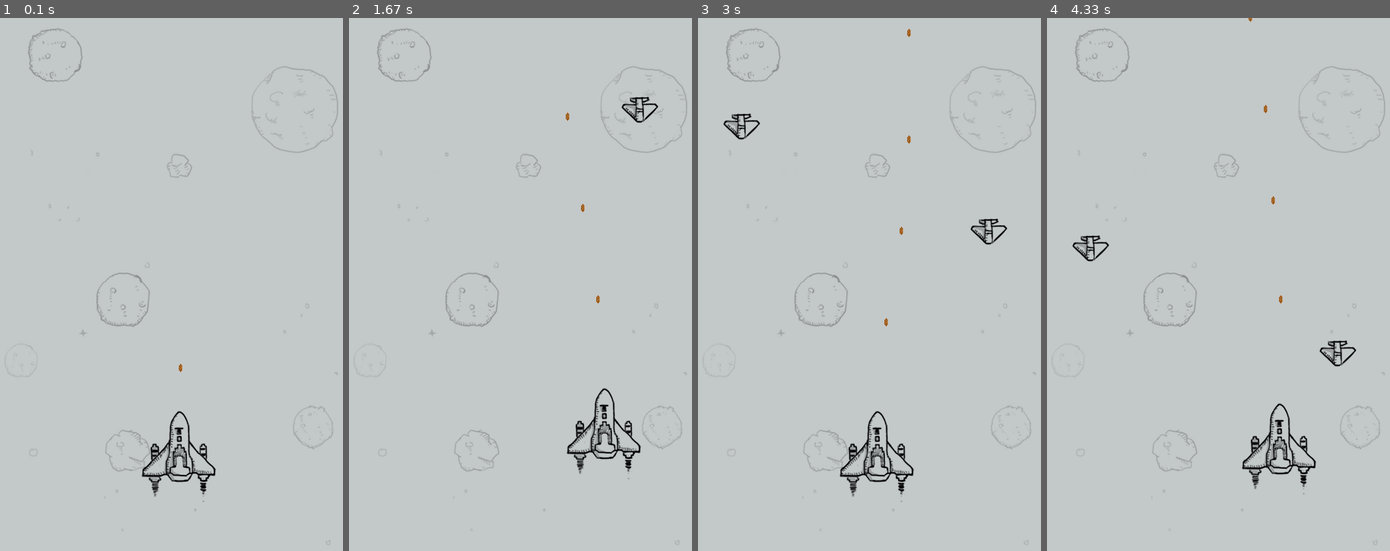
Above: before the commit, frames 1-4 (left to right).
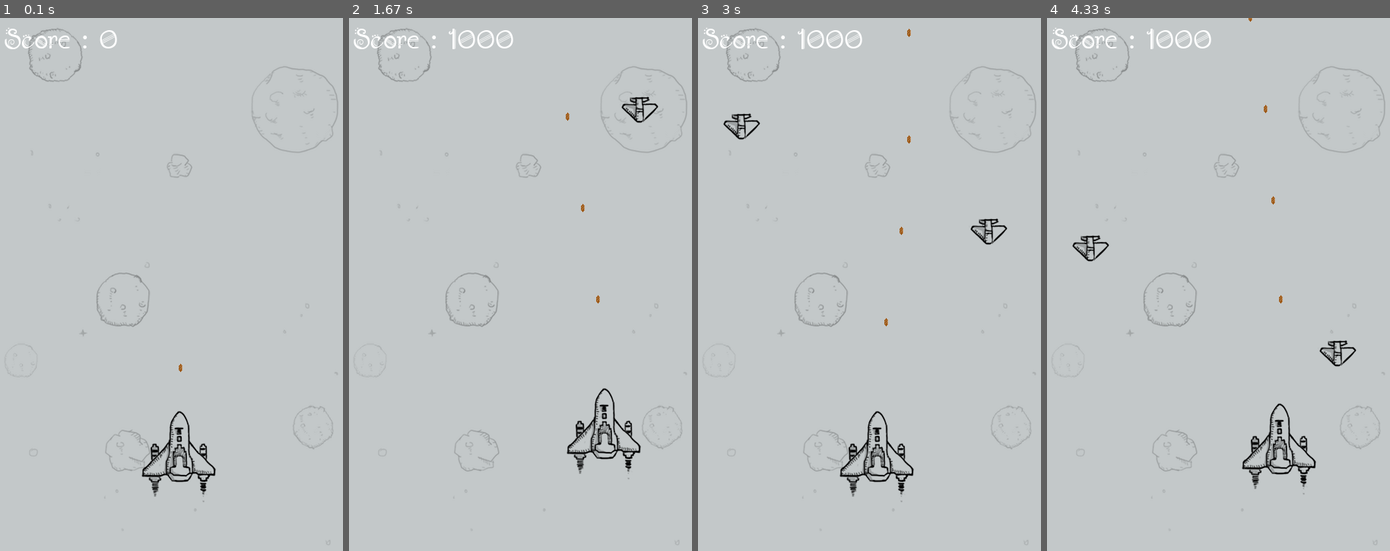
Above: after the commit, the same moments.

Repository: yuyi1266173/AircraftWar_PyGame
Game: pygame game, started from main.py
Same seed, same stepped clock (60 frames per second), same inputs: the game is played once before the commit and once after it.
Inputs:
- Up to frame 1 (0.1 s): no input
- Up to frame 2 (1.67 s): hold Right 0.33-0.8 s; hold Up 0.83-1.13 s; hold Right 1.17-1.63 s
- Up to frame 3 (3 s): hold Left 1.67-2.2 s; hold Down 2.23-2.53 s; hold Left 2.57-2.97 s
- Up to frame 4 (4.33 s): hold Up 3-3.37 s; hold Right 3.4-4.03 s; hold Down from 4.07 s (still down)

The runs differ from the first frame. In frame 1, 0.3% of the frame differs, in the area x 1-35%, y 1-6%; in frame 2, 0.4%, in the area x 1-48%, y 1-6%; in frame 3, 0.4%; in frame 4, 0.4%.

Commit message:
add hit image in MidEnemy and BigEnemy, and add score in screen

Diff:
--- a/enemy.py
+++ b/enemy.py
@@ -39,8 +39,11 @@
 			self.reset()
 
 	def destroy(self, screen, destroy_sound):
+		add_score_flag = False
+
 		if not self.destroy_times:
 			destroy_sound.play()
+			add_score_flag = True
 
 		if not (self.destroy_times % 3):
 			screen.blit( self.destroy_images[self.destroy_times//3], self.rect )
@@ -53,6 +56,8 @@
 		if not self.active:
 			self.destroy_times += 1
 
+		return add_score_flag
+
 
 class MidEnemy(pygame.sprite.Sprite):
 	energy = 8
@@ -62,6 +67,7 @@
 		pygame.sprite.Sprite.__init__(self)
 
 		self.image = pygame.image.load('images/enemy2.png').convert_alpha()
+		self.image_hit = pygame.image.load('images/enemy2_hit.png').convert_alpha()
 		self.rect = self.image.get_rect()
 		self.moveSpace = bg_size
 		self.rect.left = randint(0, self.moveSpace[0] - self.rect.width)
@@ -71,6 +77,7 @@
 		self.destroy_times = 0
 		self.mask = pygame.mask.from_surface(self.image)
 		self.energy = MidEnemy.energy
+		self.hit = False
 
 		self.destroy_images = []
 		self.destroy_images.extend( [\
@@ -94,8 +101,11 @@
 			self.reset()
 
 	def destroy(self, screen, destroy_sound):
+		add_score_flag = False
+
 		if not self.destroy_times:
 			destroy_sound.play()
+			add_score_flag = True
 
 		if not (self.destroy_times % 3):
 			screen.blit( self.destroy_images[self.destroy_times//3], self.rect )
@@ -105,6 +115,8 @@
 
 		if not self.active:
 			self.destroy_times += 1
+
+		return add_score_flag
 
 
 class BigEnemy(pygame.sprite.Sprite):
@@ -116,6 +128,7 @@
 
 		self.image1 = pygame.image.load('images/enemy3_n1.png').convert_alpha()
 		self.image2 = pygame.image.load('images/enemy3_n2.png').convert_alpha()
+		self.image_hit = pygame.image.load('images/enemy3_hit.png').convert_alpha()
 		self.rect = self.image1.get_rect()
 		self.moveSpace = bg_size
 		self.rect.left = randint(0, self.moveSpace[0] - self.rect.width)
@@ -125,6 +138,7 @@
 		self.destroy_times = 0
 		self.mask = pygame.mask.from_surface(self.image1)
 		self.energy = BigEnemy.energy
+		self.hit = False
 
 		self.destroy_images = []
 		self.destroy_images.extend( [\
@@ -150,8 +164,11 @@
 			self.reset()
 
 	def destroy(self, screen, destroy_sound):
+		add_score_flag = False
+
 		if not self.destroy_times:
 			destroy_sound.play()
+			add_score_flag = True
 
 		if not (self.destroy_times % 3):
 			screen.blit( self.destroy_images[self.destroy_times//3], self.rect )
@@ -161,3 +178,5 @@
 
 		if not self.active:
 			self.destroy_times += 1
+
+		return add_score_flag
--- a/main.py
+++ b/main.py
@@ -80,6 +80,9 @@
 	running = True
 	switch_image = True
 	delay = 10
+
+	score = 0
+	score_font = pygame.font.Font('font/font.TTF', 36)
 
 	while running:
 		for event in pygame.event.get():
@@ -131,6 +134,7 @@
 					for e in enemy_hit:
 						if e in mid_enemies or e in big_enemies:
 							e.energy -= 1
+							e.hit = True
 
 							if not e.energy:
 								e.active = False
@@ -141,10 +145,14 @@
 			if enemy.active:
 				enemy.move()
 
-				if switch_image:
-					screen.blit(enemy.image1, enemy.rect)
-				else:
-					screen.blit(enemy.image2, enemy.rect)
+				if enemy.hit:
+					screen.blit(enemy.image_hit, enemy.rect)
+					enemy.hit = False
+				else:
+					if switch_image:
+						screen.blit(enemy.image1, enemy.rect)
+					else:
+						screen.blit(enemy.image2, enemy.rect)
 
 				pygame.draw.line(screen, (0, 0, 0),\
 				 (enemy.rect.left, enemy.rect.top-5), (enemy.rect.right, enemy.rect.top-5), 2)
@@ -160,12 +168,18 @@
 				if enemy.rect.bottom == -50:
 					enemy3_fly_sound.play()
 			else:
-				enemy.destroy(screen, enemy3_down_sound)
+				if enemy.destroy(screen, enemy3_down_sound):
+					score += 10000
 
 		for enemy in mid_enemies:
 			if enemy.active:
 				enemy.move()
-				screen.blit(enemy.image, enemy.rect)
+
+				if enemy.hit:
+					screen.blit(enemy.image_hit, enemy.rect)
+					enemy.hit = False
+				else:
+					screen.blit(enemy.image, enemy.rect)
 
 				pygame.draw.line(screen, (0, 0, 0),\
 				 (enemy.rect.left, enemy.rect.top-5), (enemy.rect.right, enemy.rect.top-5), 2)
@@ -177,14 +191,16 @@
 				pygame.draw.line(screen, energy_color, (enemy.rect.left, enemy.rect.top-5),\
 				    (enemy.rect.left+energy_remain*enemy.rect.width, enemy.rect.top-5), 2)
 			else:
-				enemy.destroy(screen, enemy2_down_sound)
+				if enemy.destroy(screen, enemy2_down_sound):
+					score += 5000
 
 		for enemy in small_enemies:
 			if enemy.active:
 				enemy.move()
 				screen.blit(enemy.image, enemy.rect)
 			else:
-				enemy.destroy(screen, enemy1_down_sound)
+				if enemy.destroy(screen, enemy1_down_sound):
+					score += 1000
 
 		if me.active:
 			if switch_image:
@@ -193,6 +209,9 @@
 				screen.blit( me.image2, me.rect )
 		else:
 			me.destroy(screen, me_down_sound)
+
+		score_text = score_font.render("Score : %s" % str(score), True, (255, 255, 255) )
+		screen.blit(score_text, (10, 5))
 
 		clock.tick(60)
 
